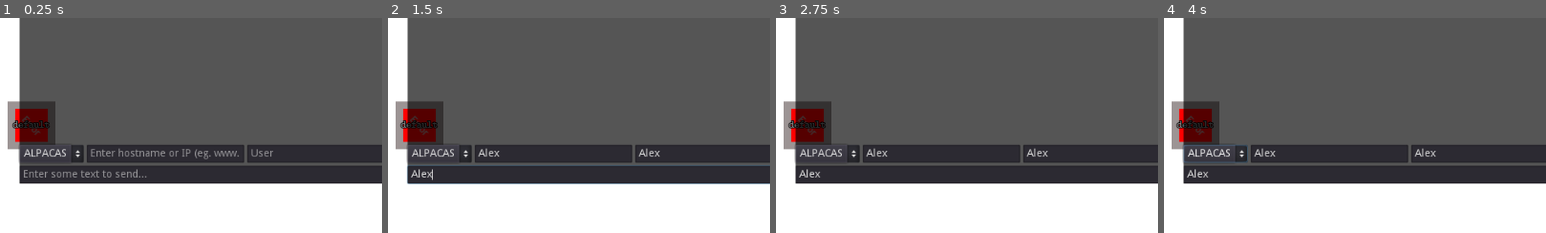
Above: before the commit, frames 1-4 (left to right).
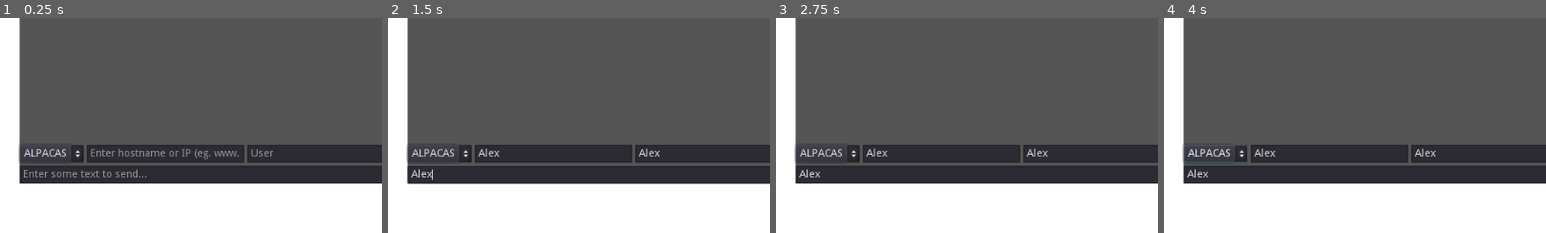
Above: after the commit, the same moments.

Repository: FreeDelete-Software/ALPACASclient
Game: Godot game, scene res://Game.tscn
Two runs of this game, one before a commit and one after it. Both use one fixed random seed, a clock stepped at 60 frames per second and the inputs below.
Inputs (mouse positions are % of the whole screen's width and height, from its top left):
- Up to frame 1 (0.25 s): no input
- Up to frame 2 (1.5 s): click (30, 53) at 0.52 s; type "Alex" at 0.6 s; click (51, 53) at 0.75 s; type "Alex" at 0.83 s; click (72, 53) at 0.98 s; type "12" at 1.07 s; click (48, 58) at 1.27 s; type "Alex" at 1.35 s
- Up to frame 3 (2.75 s): click "Messages" at 2 s
- Up to frame 4 (4 s): click "ALPACAS" at 2.75 s; click "Send" at 3.5 s
The pictures show only the part of the screen within x 8-58%, y 22-72%; the shares and areas given below are measured in that part.

The runs differ from the first frame. In frame 1, 2.5% of the frame differs, in the area x 2-15%, y 38-62%; in frame 2, 2.5%; in frame 3, 2.5%; in frame 4, 2.5%.

Commit message:
Add logic for character rendering
This adds the underlying code that renders and unrenders
characters. Probably needs more work.

Diff:
--- a/render/interactive/interactive.gd
+++ b/render/interactive/interactive.gd
@@ -16,22 +16,25 @@
 var display_name = "default"
 var key_name = "default"
 var sprite_file = "default"
+var texture_scale = 1.0
 var obj_id
 
 func _ready():
 	print("interactive.gd -- Scenery object added with key_name: %s and instance id: %s" % [key_name, self.get_instance_id()])
 	$Texture/Label.text = display_name
-	update_texture(sprite_file)
+	update_texture(sprite_file, texture_scale)
 
 
-func update_texture(art_path):
+func update_texture(art_path, _texture_scale=1.0):
 	var full_path = "res://art/"
 	if (Utils._art_exists(art_path)) == true:
 		full_path += art_path
 	else:
 		full_path += default_texture
 	$Texture.texture = load(full_path)
-	var texture_size = $Texture.texture.get_size()
+	$Texture.rect_scale.x = _texture_scale
+	$Texture.rect_scale.y = _texture_scale
+	var texture_size = $Texture.get_size()
 	$Texture.margin_left = -texture_size.x / 2
 	$Texture.margin_right = -texture_size.x /2
 	$Texture.margin_top = -texture_size.y / 2
--- a/render/render.gd
+++ b/render/render.gd
@@ -7,6 +7,7 @@
 onready var text_out = $Messages/Text
 onready var _exits_container = $Scenery/Exits
 onready var _objects_container = $Scenery/Bottom/Objects
+onready var _chars_container = $Scenery/Bottom/Characters
 onready var _cmdgen = $CmdGen
 onready var _player_node = $Scenery/Bottom/PlayerAlign/Player
 
@@ -74,7 +75,13 @@
 		this_obj.default_texture = "default/generic_object64.png"
 		this_obj.connect("left_clicked", self, "_on_thing_clicked")
 		_objects_container.add_child(this_obj)
-	print("render.gd -- Rendered object with id: %s" % this_obj.obj_id)
+	elif obj_dict["obj_type"] == "user":
+		this_obj.default_texture = "default/player256.png"
+		this_obj.texture_scale = 0.5
+		this_obj.connect("left_clicked", self, "_on_other_char_clicked")
+		_chars_container.add_child(this_obj)
+	else:
+		print("render.gd -- Server object not rendered: %s" % obj_dict)
 
 
 func unrender_all_scenery():
@@ -82,11 +89,14 @@
 		unrender_node(node)
 	for node in _objects_container.get_children():
 		unrender_node(node)
+	for node in _chars_container.get_children():
+		unrender_node(node)
 
 
 func unrender_obj(obj_id):
 	var all_instances = _objects_container.get_children()
-	all_instances +=_exits_container.get_children()
+	all_instances += _exits_container.get_children()
+	all_instances += _chars_container.get_children()
 	for node in all_instances:
 		if obj_id == node.obj_id:
 			print("render.gd -- unrendered node with id: %s" % node.obj_id)
@@ -118,6 +128,10 @@
 	_cmdgen._cmd_get(_key_name)
 
 
+func _on_other_char_clicked(_thing_key, _instance_id):
+	pass
+
+
 func _on_Client_logged_in(is_logged_in):
 	if is_logged_in:
 		set_room_name("Logged in!")
